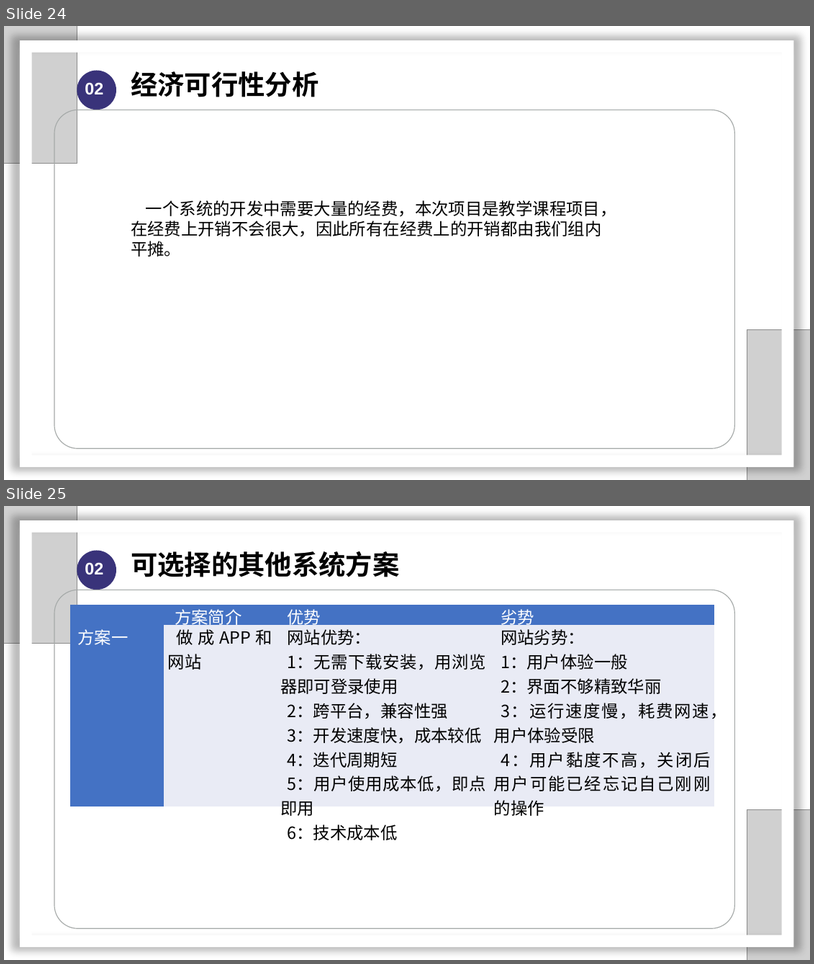
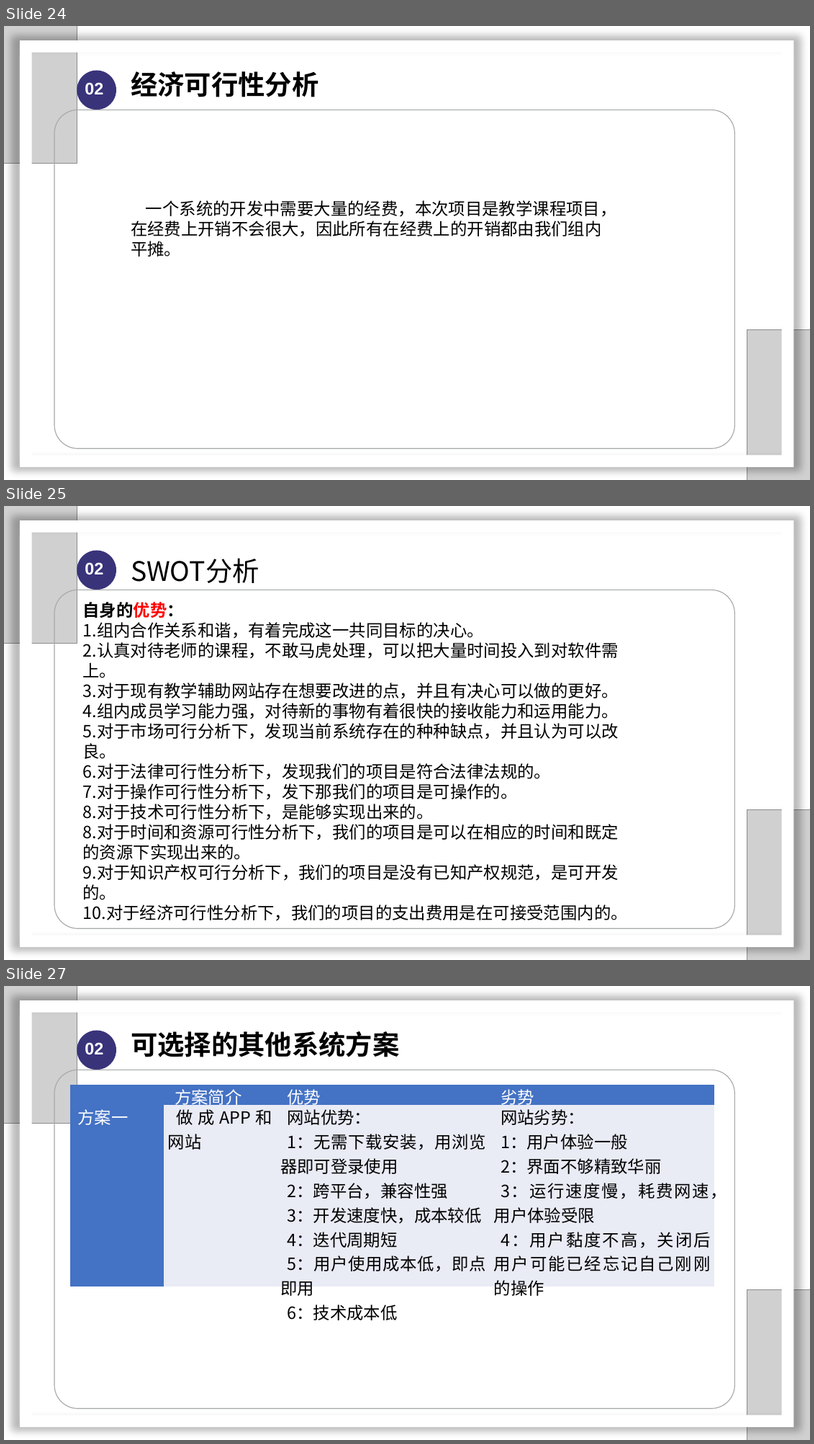
Before and after one commit to SarielX98/PRD2018G14, a slide deck: 受控文档/PPT/PRD2018-G14-软件需求工程审核PPT.pptx. Shown one above the other, each under a label of ours: slides 24 and 25 before the commit, slides 24, 25 and 27 after it; the slides between them are not shown. The pictures are 814x964 and 814x1444 pixels, drawn with LibreOffice and Linux fonts; fonts in the diff are those of the drawing; grey boxes stand for pictures; background and template pictures are left out. Boxes give left, top, right and bottom in pixels: in the first picture for what was removed or moved away, otherwise in the second. Text is boxed around its words. In the diff, an @@ line names an element or a change of style, - is before the commit and + after.

```diff
--- a/受控文档/PPT/PRD2018-G14-软件需求工程审核PPT.pptx
+++ b/受控文档/PPT/PRD2018-G14-软件需求工程审核PPT.pptx
@@ slide 25 added at (4,506,810,960), background #FFFFFF @@
@@ picture added at (4,506,77,644) @@
@@ frame added at (20,520,794,947), fill #FFFFFF @@
@@ ellipse added at (77,550,116,590), fill #39337A @@
@@ text added at (85,562,103,574), 20 pt, text #FFFFFF, bold @@
+02
@@ text added at (131,558,260,583), 32 pt, text #000000 @@
+SWOT分析
@@ rounded rectangle added at (54,590,735,928), outline #A6AAA9 1 pt @@
@@ text added at (83,602,628,921), 20 pt, text #000000 @@
+  自身的优势：
+1.组内合作关系和谐，有着完成这一共同目标的决心。
+2.认真对待老师的课程，不敢马虎处理，可以把大量时间投入到对软件需上。
+3.对于现有教学辅助网站存在想要改进的点，并且有决心可以做的更好。
+4.组内成员学习能力强，对待新的事物有着很快的接收能力和运用能力。
+5.对于市场可行分析下，发现当前系统存在的种种缺点，并且认为可以改良。
+6.对于法律可行性分析下，发现我们的项目是符合法律法规的。
+7.对于操作可行性分析下，发下那我们的项目是可操作的。
+8.对于技术可行性分析下，是能够实现出来的。
+8.对于时间和资源可行性分析下，我们的项目是可以在相应的时间和既定的资源下实现出来的。
+9.对于知识产权可行分析下，我们的项目是没有已知产权规范，是可开发的。
+10.对于经济可行性分析下，我们的项目的支出费用是在可接受范围内的。
@@ picture added at (748,809,810,960) @@
@@ what was slide 25 is now slide 27 @@
```
Also in this commit, not shown: 11 slides changed, 7 other slides added, 4 other files.
